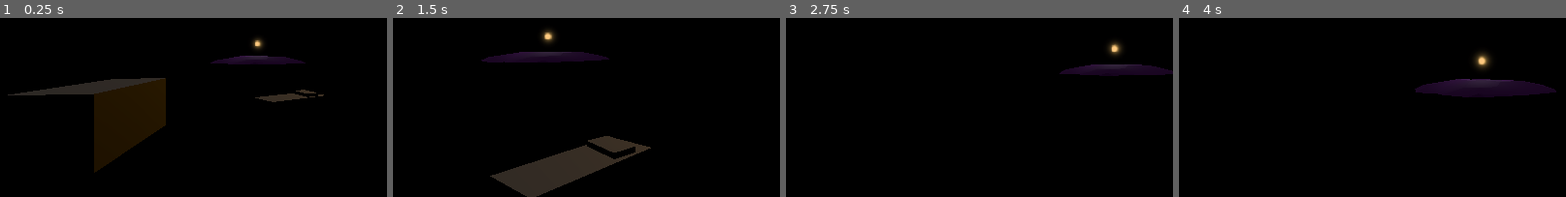
Above: before the commit, frames 1-4 (left to right).
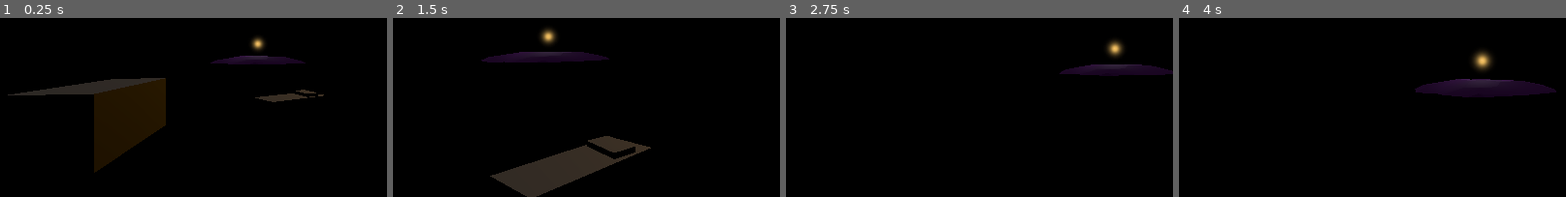
Above: after the commit, the same moments.

Repository: rafaelva-z/GameName
Game: Godot game, scene res://scenes/level.tscn
Two runs of this game, one before a commit and one after it. Both use one fixed random seed, a clock stepped at 60 frames per second and the inputs below.
Inputs (mouse positions are % of the whole screen's width and height, from its top left):
- Up to frame 1 (0.25 s): no input
- Up to frame 2 (1.5 s): tap Enter at 0.5 s; move the mouse to (49, 41) at 0.52 s; hold W (move_forward) from 0.53 s (still down); tap Shift (run) at 0.6, 1.35 s; tap Space (jump) at 0.77 s; move the mouse to (57, 41) at 1.27 s
- Up to frame 3 (2.75 s): keep holding W (move_forward); tap Space (jump) at 1.52 s; move the mouse to (42, 38) at 2.02 s; tap Shift (run) at 2.1 s
- Up to frame 4 (4 s): tap Space (jump) at 2.75, 3.02, 3.77 s; move the mouse to (51, 39) at 2.77 s; release W (move_forward) at 2.78 s; hold A (move_left) 2.78-3.53 s; tap Shift (run) at 2.85, 3.6 s; move the mouse to (46, 37) at 3.52 s; hold W (move_forward) from 3.53 s (still down)
The pictures show only the part of the screen within x 9-59%, y 29-79%; the shares and areas given below are measured in that part.

The runs differ from the first frame. In frame 1, 0.1% of the frame differs, in the area x 65-69%, y 11-18%; in frame 2, 0.2%; in frame 3, 0.2%; in frame 4, 0.3%, in the area x 76-81%, y 19-29%.

Commit message:
Updated glowing blob

Diff:
--- a/scenes/glow.tscn
+++ b/scenes/glow.tscn
@@ -9,6 +9,13 @@
 vertex_color_use_as_albedo = true
 albedo_color = Color(0.991314, 0.79099, 0.499839, 1)
 albedo_texture = ExtResource("1_2tbqs")
+
+[sub_resource type="Curve" id="Curve_qpp5h"]
+_data = [Vector2(0.00189754, 0.274768), 0.0, 0.0, 0, 0, Vector2(1, 0), 0.0, 0.0, 0, 0]
+point_count = 2
+
+[sub_resource type="CurveTexture" id="CurveTexture_n0mb7"]
+curve = SubResource("Curve_qpp5h")
 
 [sub_resource type="ParticleProcessMaterial" id="ParticleProcessMaterial_nu0bc"]
 emission_shape_scale = Vector3(1, 1.21, 1)
@@ -23,6 +30,9 @@
 gravity = Vector3(2.08165e-12, 0.5, 2.08165e-12)
 tangential_accel_min = -26.77
 tangential_accel_max = 25.0
+scale_min = 0.2
+scale_max = 0.6
+scale_curve = SubResource("CurveTexture_n0mb7")
 
 [sub_resource type="QuadMesh" id="QuadMesh_wdhwt"]
 
@@ -66,3 +76,23 @@
 fixed_fps = 60
 process_material = SubResource("ParticleProcessMaterial_hh1c3")
 draw_pass_1 = SubResource("QuadMesh_5n6qv")
+
+[node name="GPUParticles3D2" type="GPUParticles3D" parent="."]
+transform = Transform3D(0.0124962, 0, -0.999922, 0, 1, 0, 0.999922, 0, 0.0124962, 0.0312599, 0.415838, 0.0510111)
+material_override = SubResource("StandardMaterial3D_ir0gg")
+amount = 20
+lifetime = 1.8
+explosiveness = 1.0
+randomness = 0.72
+fixed_fps = 60
+process_material = SubResource("ParticleProcessMaterial_nu0bc")
+draw_pass_1 = SubResource("QuadMesh_wdhwt")
+
+[node name="flash" type="GPUParticles3D" parent="GPUParticles3D2"]
+material_override = SubResource("StandardMaterial3D_kee8i")
+amount = 1
+lifetime = 0.1
+explosiveness = 1.0
+fixed_fps = 60
+process_material = SubResource("ParticleProcessMaterial_hh1c3")
+draw_pass_1 = SubResource("QuadMesh_5n6qv")
Not shown: 1 places in scenes/glow.tscn that only renumber resources
